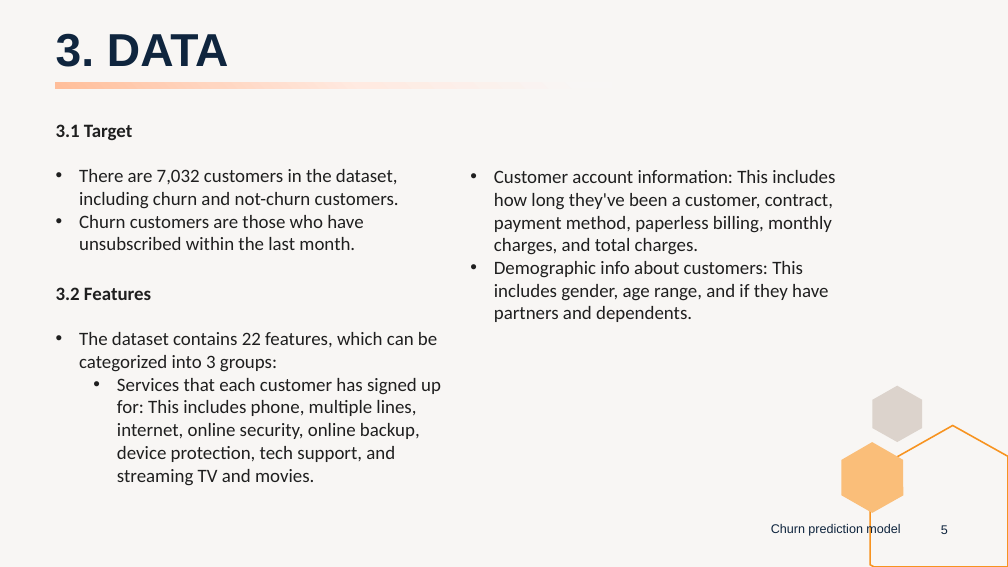
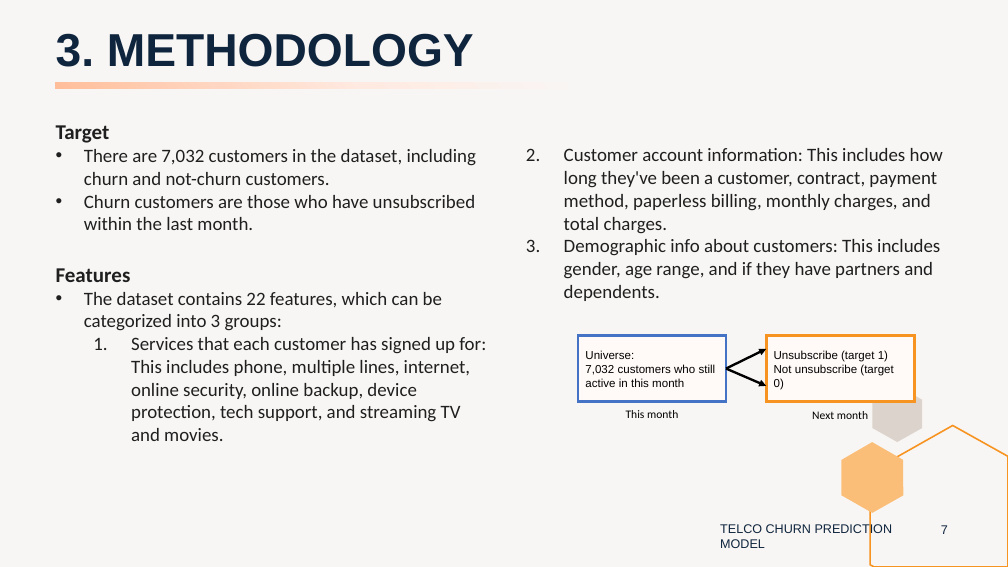
Before and after one commit to peerapat-t/telco_churn_prediction_model, a slide deck: slide 7 of Telco churn prediction model presentation.pptx (slide 5 before the commit). Drawn at 1008x567 pixels with LibreOffice and Linux fonts; fonts in the diff are those of the drawing. Boxes give left, top, right and bottom in pixels: in the first picture for what was removed or moved away, otherwise in the second. Text is boxed around its words. In the diff, an @@ line names an element or a change of style, - is before the commit and + after.

Commit message:
Add files via upload
update slide, improve model performance by add more iteration during randomized search

```diff
--- a/Telco churn prediction model presentation.pptx
+++ b/Telco churn prediction model presentation.pptx
@@ title at bbox=[56, 33, 474, 67]: text changed @@
-3. DATA
+3. METHODOLOGY
@@ text at bbox=[56, 125, 110, 143]: text changed; size 18 to 20 pt @@
-3.1 Target
+Target
@@ text at bbox=[84, 149, 476, 230]: indent changed @@
@@ text "Customer account information: This includes ...": place and size @@
-text "Customer account information: This includes ..." at bbox=[494, 170, 835, 322]
+text "Customer account information: This includes ..." at bbox=[564, 148, 943, 301]
@@ text "Customer account information: This includes ..." at bbox=[564, 148, 943, 301]: bullet • to 1. @@
@@ text "Features": place and size @@
-text "Features" at bbox=[56, 287, 441, 486]
+text "Features" at bbox=[56, 268, 486, 441]
@@ text at bbox=[56, 268, 131, 282]: text changed; size 18 to 20 pt @@
-3.2 Features
+Features
@@ text at bbox=[84, 292, 486, 441]: indent changed; bullet • to 1. @@
@@ rectangle added at bbox=[578, 336, 727, 402], fill #FFFAF7, outline #4472C4 2.25 pt, 11 pt, text #000000 @@
+Universe:
+7,032 customers who still active in this month
@@ arrow added from (726, 369) to (767, 349), #000000 2.25 pt @@
@@ rectangle added at bbox=[767, 336, 915, 402], fill #FFFAF7, outline #F79320 3 pt, 11 pt, text #000000 @@
+Unsubscribe (target 1)
+Not unsubscribe (target 0)
@@ arrow added from (726, 369) to (767, 386), #000000 2.25 pt @@
@@ text added at bbox=[626, 410, 678, 418], 11 pt, text #000000 @@
+This month
@@ text added at bbox=[812, 411, 868, 419], 11 pt, text #000000 @@
+Next month
@@ text at bbox=[720, 523, 893, 548]: text changed @@
-Churn prediction model
+TELCO CHURN PREDICTION MODEL
@@ page number at bbox=[941, 525, 948, 534]: text changed @@
-5
+7
```
Also in this commit, not shown: 13 other slides changed, 7 slides added, 4 slides removed, 2 other files.
